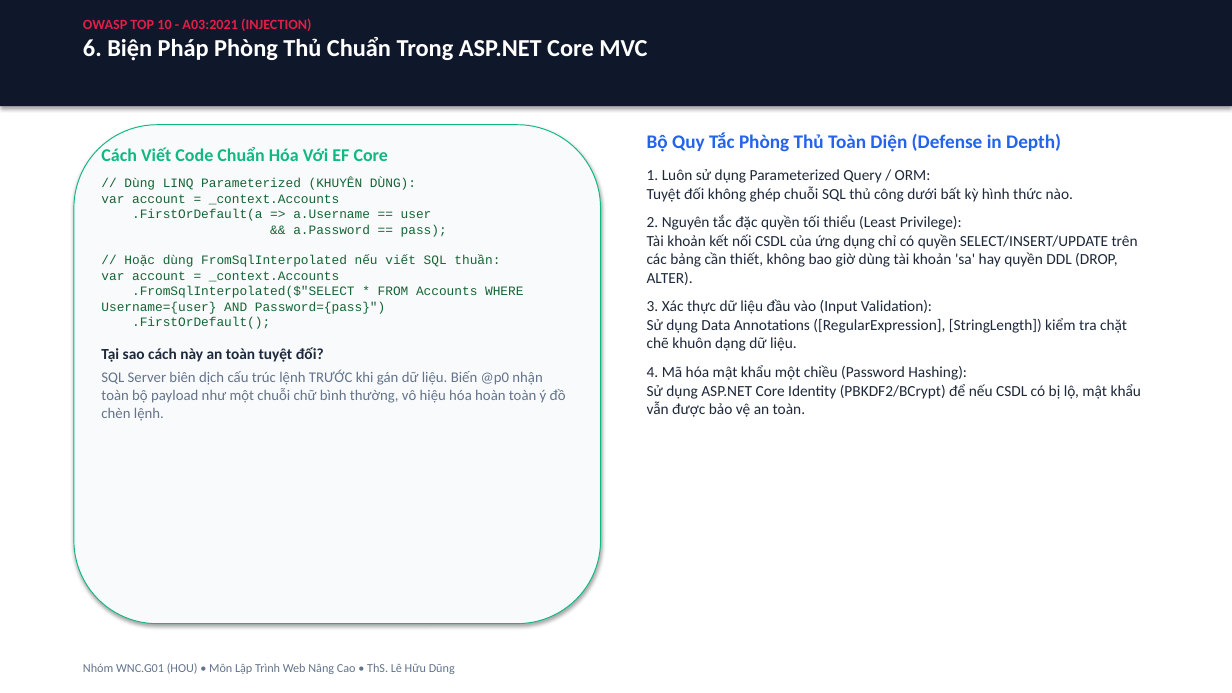
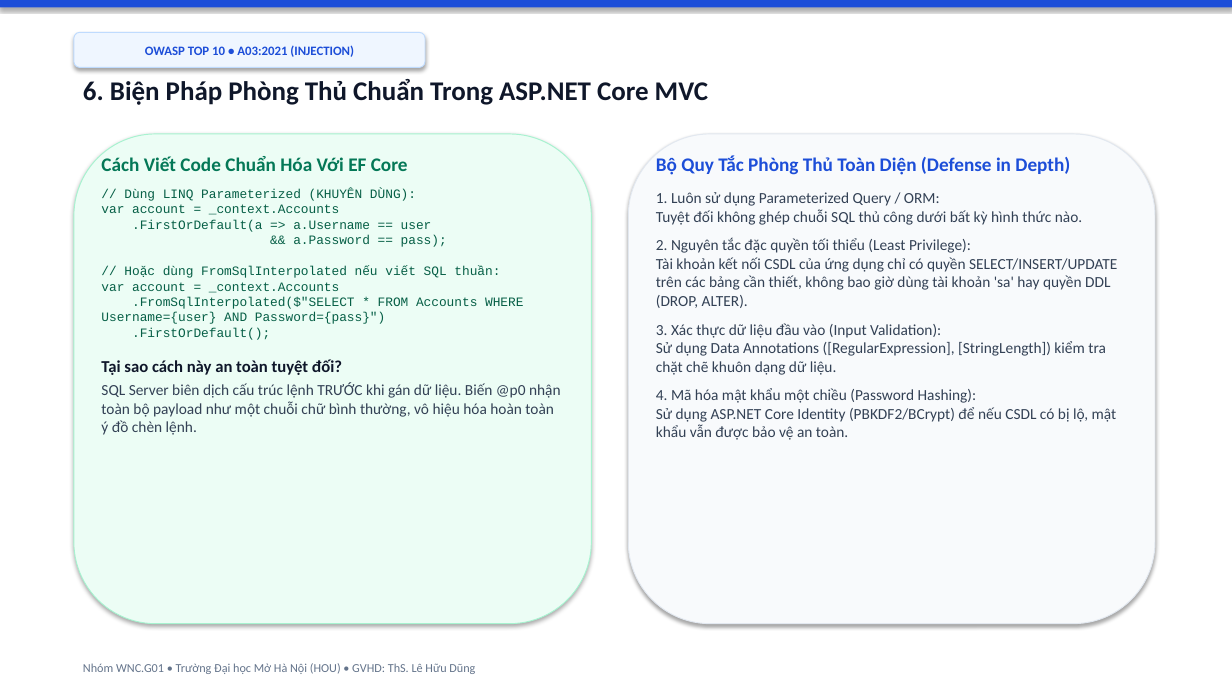
Before and after one commit to hocjsoo/OWASP_Demo, a slide deck: slide 7 of Slide_OWASP_SQL_Injection.pptx. Drawn at 1232x693 pixels with LibreOffice and Linux fonts; fonts in the diff are those of the drawing. Boxes give left, top, right and bottom in pixels: in the first picture for what was removed or moved away, otherwise in the second. Text is boxed around its words. In the diff, an @@ line names an element or a change of style, - is before the commit and + after.

Commit message:
feat: redesign entire presentation with modern Gamma/Canva light theme optimized for classroom projectors

```diff
--- a/Slide_OWASP_SQL_Injection.pptx
+++ b/Slide_OWASP_SQL_Injection.pptx
@@ rectangle: place and size @@
-rectangle at <box>0,0,1232,106</box>
+rectangle at <box>0,0,1232,7</box>
@@ rectangle at <box>0,0,1232,7</box>: fill #0F172A to #1D4ED8 @@
@@ text at <box>83,18,311,31</box>: paragraph removed @@
-OWASP TOP 10 - A03:2021 (INJECTION)
@@ rounded rectangle added at <box>74,32,425,67</box>, fill #EFF6FF, outline #BFDBFE 0.75 pt, 10 pt, text #1D4ED8, bold @@
+OWASP TOP 10 • A03:2021 (INJECTION)
@@ text "6. Biện Pháp Phòng Thủ ...": place and size @@
-text "6. Biện Pháp Phòng Thủ ..." at <box>83,18,647,61</box>
+text "6. Biện Pháp Phòng Thủ ..." at <box>83,79,708,105</box>
@@ text "6. Biện Pháp Phòng Thủ ..." at <box>83,79,708,105</box>: size 19 to 21 pt, text colour #FFFFFF to #0F172A @@
@@ rounded rectangle: place and size @@
-rounded rectangle at <box>74,125,601,624</box>
+rounded rectangle at <box>74,134,592,624</box>
@@ rounded rectangle at <box>74,134,592,624</box>: fill #F8FAFC to #ECFDF5; outline #10B981 0.75 pt to #A7F3D0 0.75 pt @@
@@ text "Cách Viết Code Chuẩn Hóa ...": place and size @@
-text "Cách Viết Code Chuẩn Hóa ..." at <box>101,146,566,421</box>
+text "Cách Viết Code Chuẩn Hóa ..." at <box>101,156,561,435</box>
@@ text "Cách Viết Code Chuẩn Hóa ..." at <box>101,156,561,435</box>: size 14 to 15 pt, text colour #10B981 to #047857 in "Cách Viết Code Chuẩn Hóa Với EF ..."; text colour #166534 to #065F46 in "// Dùng LINQ Parameterized (KHUYÊN DÙNG): var ..."; size 12 to 13 pt, text colour #1E293B to #0F172A in "Tại sao cách này an toàn tuyệt ..."; size 11.5 to 12 pt, text colour #64748B to #334155 in "SQL Server biên dịch cấu trúc lệnh ..." @@
@@ rounded rectangle added at <box>628,134,1155,624</box>, fill #F8FAFC, outline #E2E8F0 0.75 pt @@
@@ text "Bộ Quy Tắc Phòng Thủ ...": place and size @@
-text "Bộ Quy Tắc Phòng Thủ ..." at <box>647,132,1142,417</box>
+text "Bộ Quy Tắc Phòng Thủ ..." at <box>656,155,1117,440</box>
@@ text "Bộ Quy Tắc Phòng Thủ ..." at <box>656,155,1117,440</box>: text colour #2563EB to #1D4ED8 in "Bộ Quy Tắc Phòng Thủ Toàn Diện ..."; text colour #1E293B to #334155 @@
@@ text at <box>83,663,475,674</box>: text changed @@
-Nhóm WNC.G01 (HOU) • Môn Lập Trình Web Nâng Cao • ThS. Lê Hữu Dũng
+Nhóm WNC.G01 • Trường Đại học Mở Hà Nội (HOU) • GVHD: ThS. Lê Hữu Dũng
```
Also in this commit, not shown: 7 other slides changed, 2 other files.
